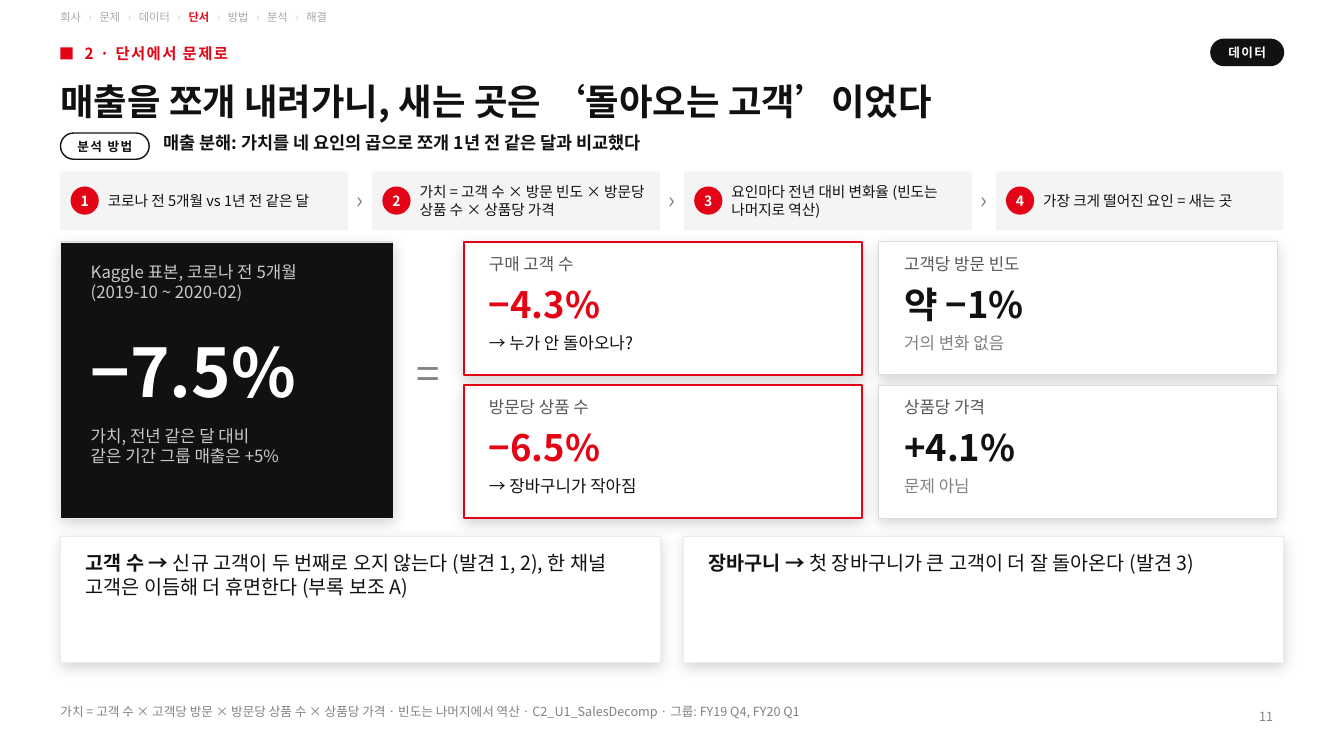
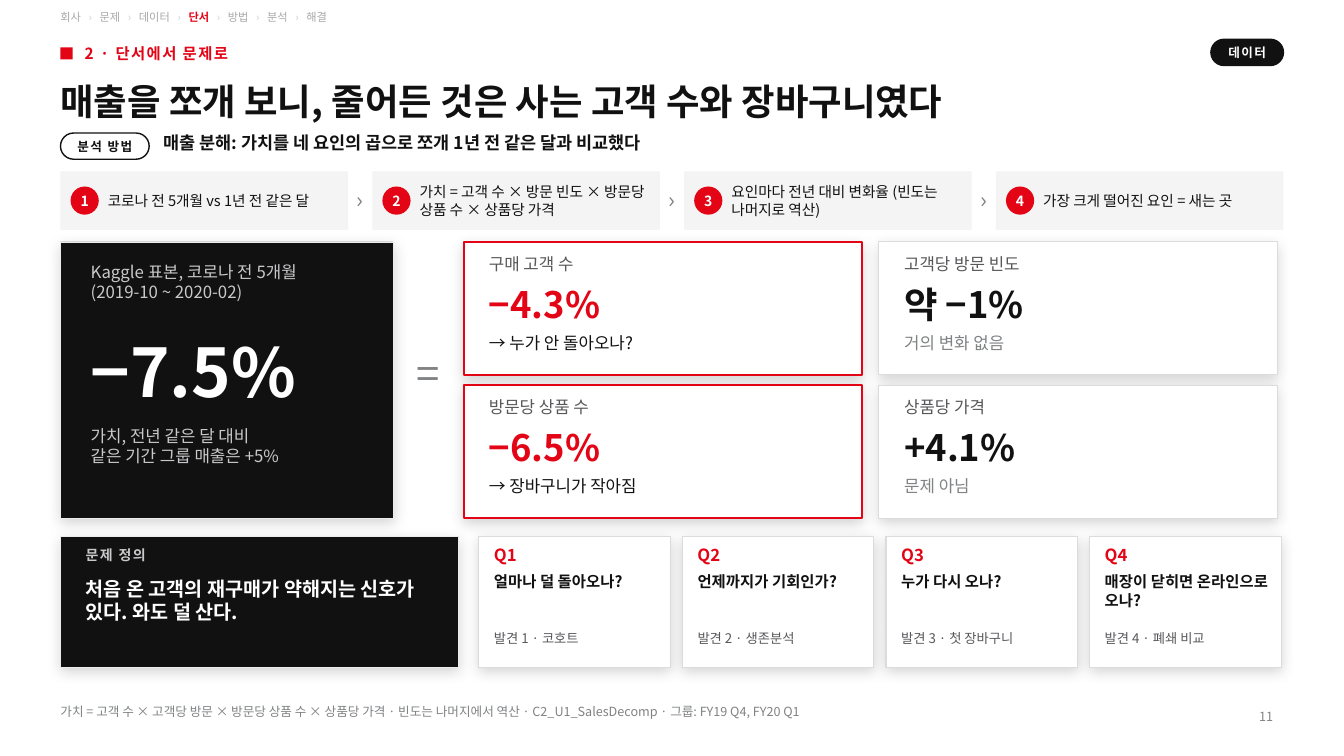
Before and after one commit to underthesun7213/social-data, a slide deck: slide 11 of presentation/hm_retention_deck_ko.pptx. Drawn at 1344x756 pixels with LibreOffice and Linux fonts; fonts in the diff are those of the drawing. Boxes give left, top, right and bottom in pixels: in the first picture for what was removed or moved away, otherwise in the second. Text is boxed around its words. In the diff, an @@ line names an element or a change of style, - is before the commit and + after.

```diff
--- a/presentation/hm_retention_deck_ko.pptx
+++ b/presentation/hm_retention_deck_ko.pptx
@@ title at [60,84,943,123]: text changed @@
-매출을 쪼개 내려가니, 새는 곳은 ‘돌아오는 고객’이었다
+매출을 쪼개 보니, 줄어든 것은 사는 고객 수와 장바구니였다
@@ rectangle: place and size @@
-rectangle at [60,536,660,662]
+rectangle at [60,536,459,667]
@@ rectangle at [60,536,459,667]: fill #FFFFFF to #111111 @@
@@ rectangle added at [479,536,670,667], fill #FFFFFF, outline #DCDCDC 0.75 pt @@
@@ rectangle added at [683,536,874,667], fill #FFFFFF, outline #DCDCDC 0.75 pt @@
@@ rectangle: place and size @@
-rectangle at [684,536,1284,662]
+rectangle at [886,536,1078,667]
@@ rectangle at [886,536,1078,667]: outline #ECECEC 0.5 pt to #DCDCDC 0.75 pt @@
@@ rectangle added at [1090,536,1281,667], fill #FFFFFF, outline #DCDCDC 0.75 pt @@
@@ text added at [86,548,146,562], 10 pt, text #C9C9CB, bold @@
+문제 정의
@@ text added at [494,548,517,565], 12 pt, text #E30415, bold @@
+Q1
@@ text added at [697,548,720,565], 12 pt, text #E30415, bold @@
+Q2
@@ text removed at [709,553,1195,574] @@
-장바구니 → 첫 장바구니가 큰 고객이 더 잘 돌아온다 (발견 3)
@@ text added at [901,548,924,565], 12 pt, text #E30415, bold @@
+Q3
@@ text added at [1105,548,1128,565], 12 pt, text #E30415, bold @@
+Q4
@@ text at [86,579,415,621]: text changed; text colour #111111 to #FFFFFF; bold on @@
-고객 수 → 신규 고객이 두 번째로 오지 않는다 (발견 1, 2), 한 채널 고객은 이듬해 더 휴면한다 (부록 보조 A)
+처음 온 고객의 재구매가 약해지는 신호가 있다. 와도 덜 산다.
@@ text added at [494,572,623,592], 11 pt, text #111111, bold @@
+얼마나 덜 돌아오나?
@@ text added at [698,574,837,589], 11 pt, text #111111, bold @@
+언제까지가 기회인가?
@@ text added at [901,574,1001,589], 11 pt, text #111111, bold @@
+누가 다시 오나?
@@ text added at [1105,574,1268,608], 11 pt, text #111111, bold @@
+매장이 닫히면 온라인으로 오나?
@@ text added at [494,632,579,644], 9.5 pt, text #58585B @@
+발견 1 · 코호트
@@ text added at [698,632,795,644], 9.5 pt, text #58585B @@
+발견 2 · 생존분석
@@ text added at [901,632,1013,644], 9.5 pt, text #58585B @@
+발견 3 · 첫 장바구니
@@ text added at [1105,632,1204,644], 9.5 pt, text #58585B @@
+발견 4 · 폐쇄 비교
```
Also in this commit, not shown: 6 other slides changed, 6 other files.
